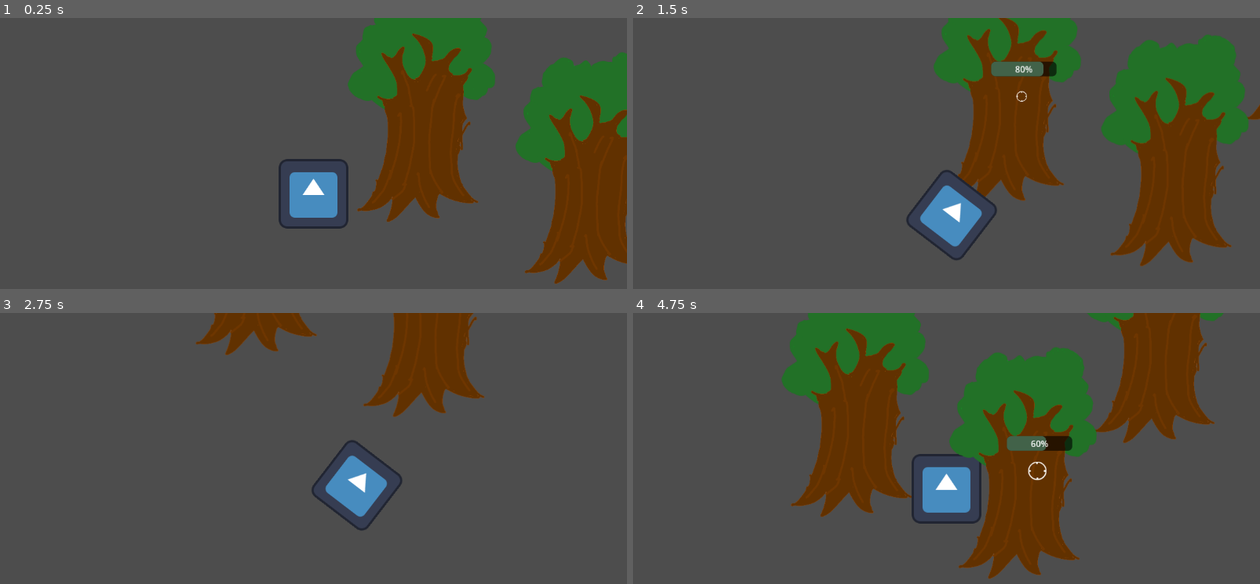
Above: before the commit, frames 1-4 (two rows, left to right).
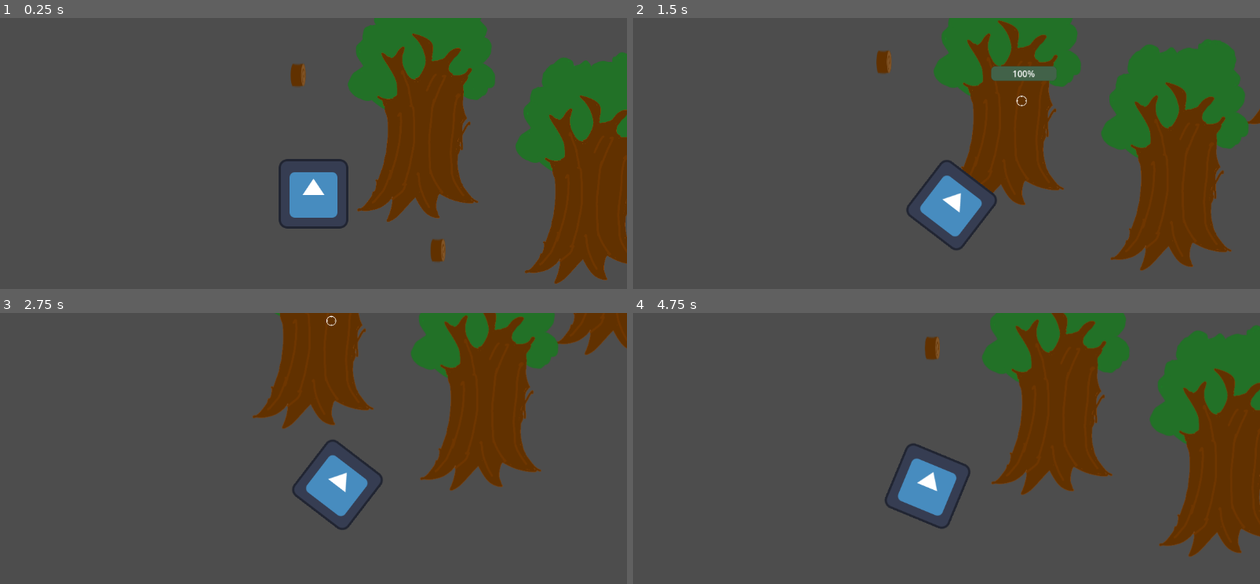
Above: after the commit, the same moments.

Repository: OgGhostJelly/unnamed-project
Game: Godot game, scene res://2d/2d.tscn
Same seed, same stepped clock (60 frames per second), same inputs: the game is played once before the commit and once after it. The engine's default icon, where the game draws it, is replaced by a stand-in: a white triangle on a blue panel in a dark square.
Inputs:
- Up to frame 1 (0.25 s): no input
- Up to frame 2 (1.5 s): tap Enter at 0.5 s; hold Right (move_right) 0.53-1.28 s; hold E (interact) 0.53-1.28 s; hold Down (move_down) from 1.28 s (still down); tap E (interact) at 1.35 s
- Up to frame 3 (2.75 s): release Down (move_down) at 2.03 s; hold Right (move_right) from 2.03 s (still down); hold E (interact) from 2.03 s (still down)
- Up to frame 4 (4.75 s): release Right (move_right) at 2.78 s; release E (interact) at 2.78 s; hold Up (move_up) 2.78-3.53 s; tap E (interact) at 2.85, 4.35 s; hold E (interact) 3.53-4.28 s; hold Left (move_left) from 3.53 s (still down); tap Q (cancel, bound only after the commit) at 4.15 s

The runs differ from the first frame. In frame 1, 0.4% of the frame differs, in the area x 46-72%, y 16-91%; in frame 2, 5.6%; in frame 3, 20%; in frame 4, 43%, in the area x 23-100%, y 0-98%.

Commit message:
better inventory update
inventory now holds 1 item
now has qol item swap feature
overcucumbered is baaack babe
renamed inventory atld to player
maybe some cleanup

Diff:
--- a/2d/2d.tscn
+++ b/2d/2d.tscn
@@ -1,7 +1,8 @@
-[gd_scene load_steps=3 format=3 uid="uid://b43305s1wvxq5"]
+[gd_scene load_steps=4 format=3 uid="uid://b43305s1wvxq5"]
 
 [ext_resource type="PackedScene" uid="uid://dkv15avfpkrho" path="res://2d/interactable/tree/tree.tscn" id="1_25mko"]
 [ext_resource type="PackedScene" uid="uid://bm8bd1s5wj7t" path="res://2d/player/player.tscn" id="2_jivt0"]
+[ext_resource type="PackedScene" uid="uid://c033u31yfknya" path="res://2d/interactable/testificate/testificate.tscn" id="3_cgb3o"]
 
 [node name="2D" type="Node2D"]
 y_sort_enabled = true
@@ -17,3 +18,9 @@
 
 [node name="Player" parent="." instance=ExtResource("2_jivt0")]
 position = Vector2(90, 360)
+
+[node name="Wood" parent="." instance=ExtResource("3_cgb3o")]
+position = Vector2(62, 141)
+
+[node name="Wood2" parent="." instance=ExtResource("3_cgb3o")]
+position = Vector2(319, 464)
--- a/2d/interactable/interactor.gd
+++ b/2d/interactable/interactor.gd
@@ -24,7 +24,6 @@
 func get_nearest_interactable() -> Interactable:
 	var closest_area: Area2D = null
 	var closest_area_length: float = INF
-
 	for area in get_overlapping_areas() as Array[Area2D]:
 		# if area is not a interactable then continue
 		if not area.is_in_group("interactables"): continue
--- a/2d/interactable/pickup.gd
+++ b/2d/interactable/pickup.gd
@@ -2,11 +2,14 @@
 class_name Pickup
 
 
-func _ready() -> void:
-	disabled = Inventory.is_storage_maxed
-	Inventory.items_changed.connect(func(): disabled = Inventory.is_storage_maxed)
+func _interacted() -> void:
+	Player.pickup(self)
 
+func _pickedup(_item: Node) -> void:
+	pass
 
-func _interacted() -> void:
-	Inventory.add_item(self)
-	get_parent().remove_child(self)
+func _dropped(_item: Node) -> void:
+	if is_instance_valid(_item):
+		global_position = _item.global_position
+	else:
+		global_position = Player.node.global_position
--- /dev/null
+++ b/2d/interactable/testificate/testificate.tscn
@@ -0,0 +1,20 @@
+[gd_scene load_steps=4 format=3 uid="uid://c033u31yfknya"]
+
+[ext_resource type="Script" path="res://2d/interactable/pickup.gd" id="1_vud12"]
+[ext_resource type="Texture2D" uid="uid://dtqfdwvomrsxk" path="res://assets/wood.png" id="2_p62un"]
+
+[sub_resource type="RectangleShape2D" id="RectangleShape2D_qx02v"]
+size = Vector2(32, 46)
+
+[node name="Wood" type="Area2D"]
+z_index = -1
+script = ExtResource("1_vud12")
+metadata/_edit_vertical_guides_ = [31.0, -31.0]
+metadata/_edit_horizontal_guides_ = [-10.0, 10.0]
+
+[node name="CollisionShape2D" type="CollisionShape2D" parent="."]
+shape = SubResource("RectangleShape2D_qx02v")
+
+[node name="Sprite2D" type="Sprite2D" parent="."]
+scale = Vector2(0.466667, 2.275)
+texture = ExtResource("2_p62un")
--- a/2d/interactable/tree/tree.gd
+++ b/2d/interactable/tree/tree.gd
@@ -10,7 +10,7 @@
 
 @onready var vulnerability_timer: Timer = $VulnerabilityTimer
 
-# inventory autoload and pickup stuff
+
 func _process(delta: float) -> void:
 	if vulnerability_timer.is_stopped():
 		health = min(health + (max_health / regeneration) * delta, max_health)
--- a/2d/player/player.gd
+++ b/2d/player/player.gd
@@ -6,6 +6,10 @@
 
 @onready var animation_player: AnimationPlayer = $AnimationPlayer
 @onready var interactable_area: Interactor = $InteractorArea
+
+
+func _ready() -> void:
+	Player.node = self
 
 
 func _physics_process(_delta: float) -> void:
@@ -23,7 +27,7 @@
 	)
 
 	velocity = input_vector * speed
-	velocity = velocity * lerp(1.0, overencumbered, float(Inventory.items.size()) / float(Inventory.max_storage))
+	velocity *= overencumbered if is_instance_valid(Player.item) else 1.0
 
 	move_and_slide()
 
--- a/atld/inventory.gd
+++ /dev/null
@@ -1,23 +0,0 @@
-extends Node
-
-signal items_changed
-
-
-var items: Array[Pickup] = []#: set = _items_changed
-var max_storage: int = 3
-var is_storage_maxed: bool = false
-
-
-func _items_changed() -> void:#value: Array[Pickup]) -> void:
-	#items = value
-	is_storage_maxed = true if items.size() >= max_storage else false
-	items_changed.emit()
-
-
-func add_item(item: Node) -> void:
-	items.append(item)
-	_items_changed()
-
-func remove_item(item: Node) -> void:
-	items.erase(item)
-	_items_changed()
--- /dev/null
+++ b/atld/player.gd
@@ -0,0 +1,20 @@
+extends Node
+
+signal item_changed
+
+var item: Pickup = null: set = _item_changed
+var node: Node = null
+
+
+func _unhandled_key_input(event: InputEvent) -> void:
+	if event.is_action_pressed("cancel"):
+		pickup(null)
+
+func _item_changed(value: Pickup) -> void:
+	item = value
+	item_changed.emit()
+
+func pickup(_item: Node) -> void:
+	if is_instance_valid(item): get_tree().current_scene.add_child(item); item._dropped(_item)
+	if is_instance_valid(_item): _item.get_parent().remove_child(_item); _item._pickedup(item)
+	item = _item
--- a/project.godot
+++ b/project.godot
@@ -40,7 +40,7 @@
 [autoload]
 
 IPM="*res://atld/ipm/ipm.tscn"
-Inventory="*res://atld/inventory.gd"
+Player="*res://atld/player.gd"
 
 [input]
 
@@ -77,6 +77,13 @@
 , Object(InputEventMouseButton,"resource_local_to_scene":false,"resource_name":"","device":-1,"window_id":0,"alt_presse …(227 unchanged characters)…
 ]
 }
+cancel={
+"deadzone": 0.5,
+"events": [Object(InputEventKey,"resource_local_to_scene":false,"resource_name":"","device":0,"window_id":0,"alt_pressed":false,"shift_pressed":false,"ctrl_pressed":false,"meta_pressed":false,"pressed":false,"keycode":0,"physical_keycode":81,"unicode":0,"echo":false,"script":null)
+, Object(InputEventKey,"resource_local_to_scene":false,"resource_name":"","device":0,"window_id":0,"alt_pressed":false,"shift_pressed":false,"ctrl_pressed":false,"meta_pressed":false,"pressed":false,"keycode":0,"physical_keycode":4194308,"unicode":0,"echo":false,"script":null)
+, Object(InputEventMouseButton,"resource_local_to_scene":false,"resource_name":"","device":-1,"window_id":0,"alt_pressed":false,"shift_pressed":false,"ctrl_pressed":false,"meta_pressed":false,"button_mask":0,"position":Vector2(0, 0),"global_position":Vector2(0, 0),"factor":1.0,"button_index":2,"pressed":false,"double_click":false,"script":null)
+]
+}
 
 [rendering]
 
Not shown, changed: todo.txt
